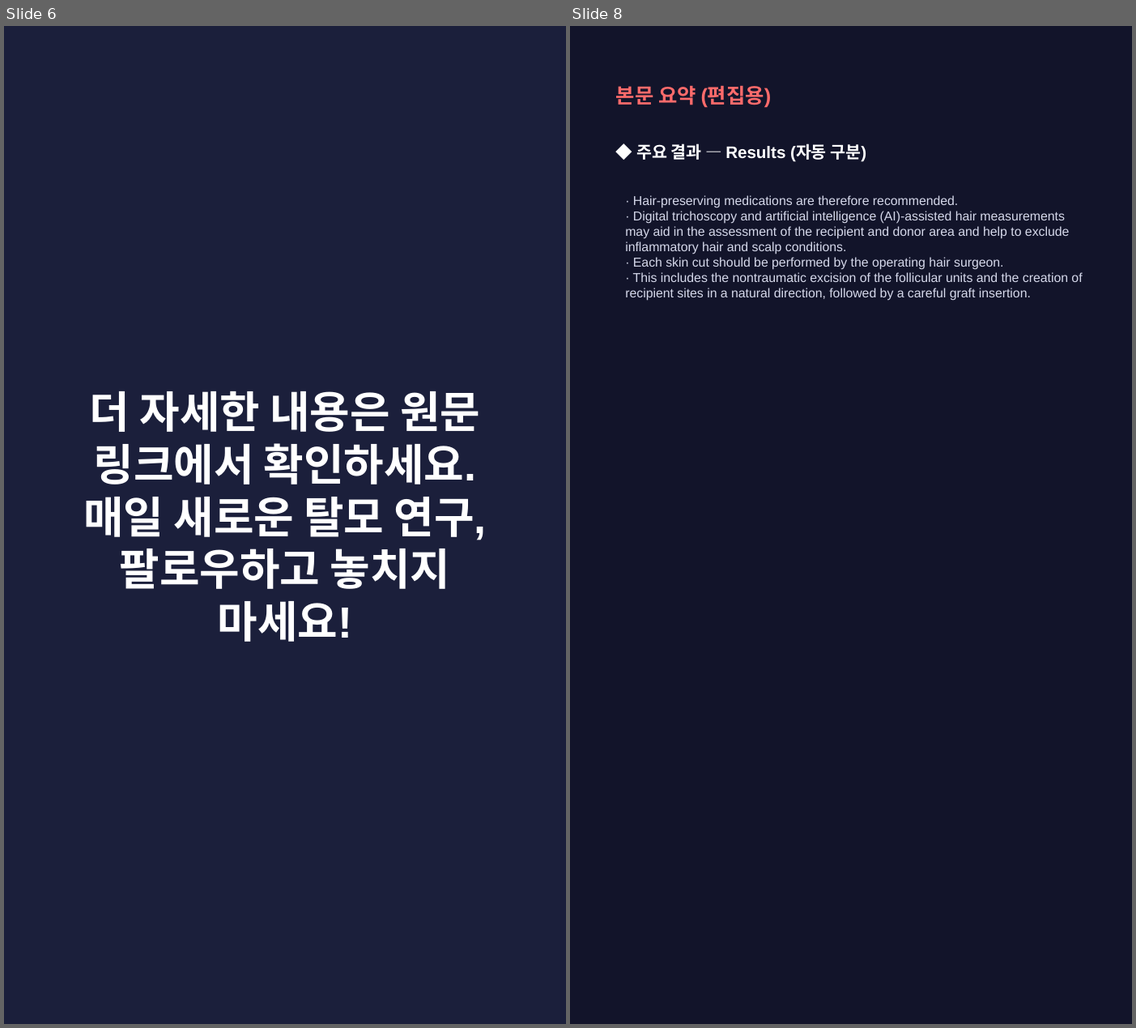
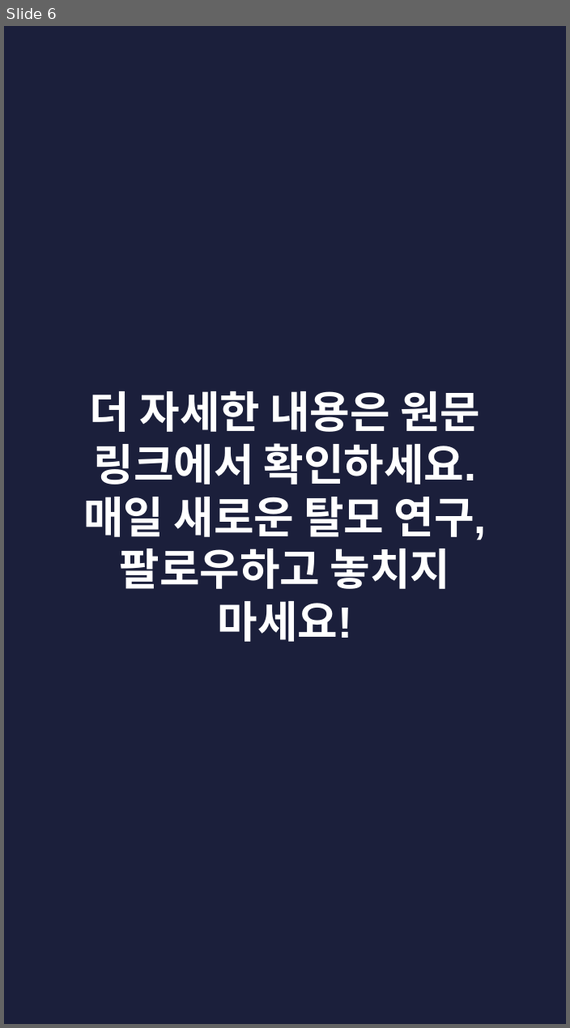
Before and after one commit to hyokang2010-BJ-ANTH/product-builder-test, a slide deck: pwa/data/latest/slides.pptx. Shown side by side, each under a label of ours: slides 6 and 8 before the commit, slide 6 after it; the slides between them are not shown. The pictures are 1136x1028 and 570x1028 pixels, drawn with LibreOffice and Linux fonts; fonts in the diff are those of the drawing. Boxes give left, top, right and bottom in pixels: in the first picture for what was removed or moved away, otherwise in the second. Text is boxed around its words. In the diff, an @@ line names an element or a change of style, - is before the commit and + after.

```diff
--- a/pwa/data/latest/slides.pptx
+++ b/pwa/data/latest/slides.pptx
@@ slide 8 removed at bbox=[570, 26, 1132, 1024], background #12142A @@
@@ text removed at bbox=[616, 85, 772, 108] @@
-본문 요약 (편집용)
@@ text removed at bbox=[636, 143, 867, 162] @@
-◆ 주요 결과 — Results (자동 구분)
@@ text removed at bbox=[625, 195, 1082, 301] @@
-· Hair-preserving medications are therefore recommended.
-· Digital trichoscopy and artificial intelligence (AI)-assisted hair measurements may aid in the assessment of the recipient and donor area and help to exclude inflammatory hair and scalp conditions.
-· Each skin cut should be performed by the operating hair surgeon.
-· This includes the nontraumatic excision of the follicular units and the creation of recipient sites in a natural direction, followed by a careful graft insertion.
```
Also in this commit, not shown: 4 slides changed, 3 slides added, 2 other slides removed, 26 other files.
